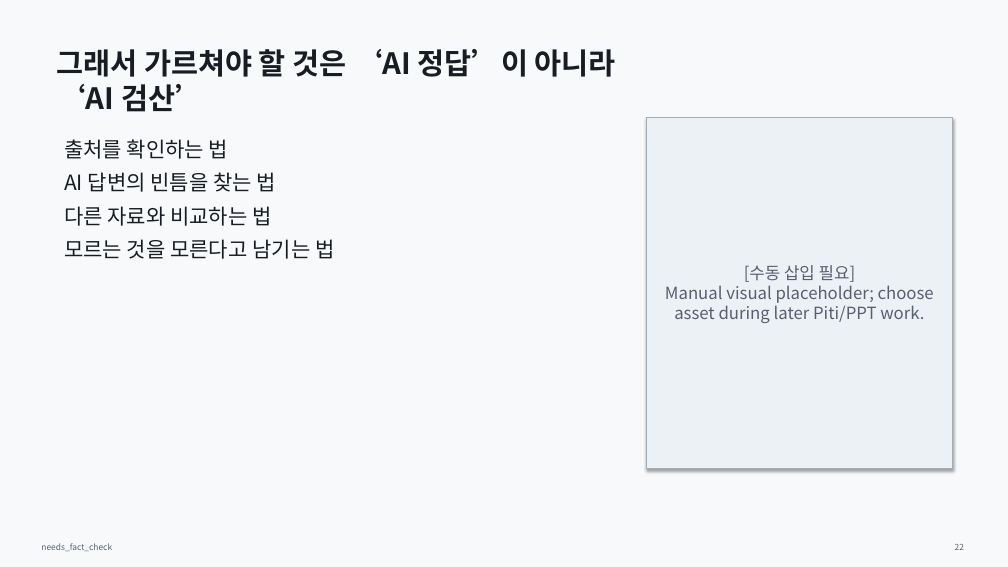
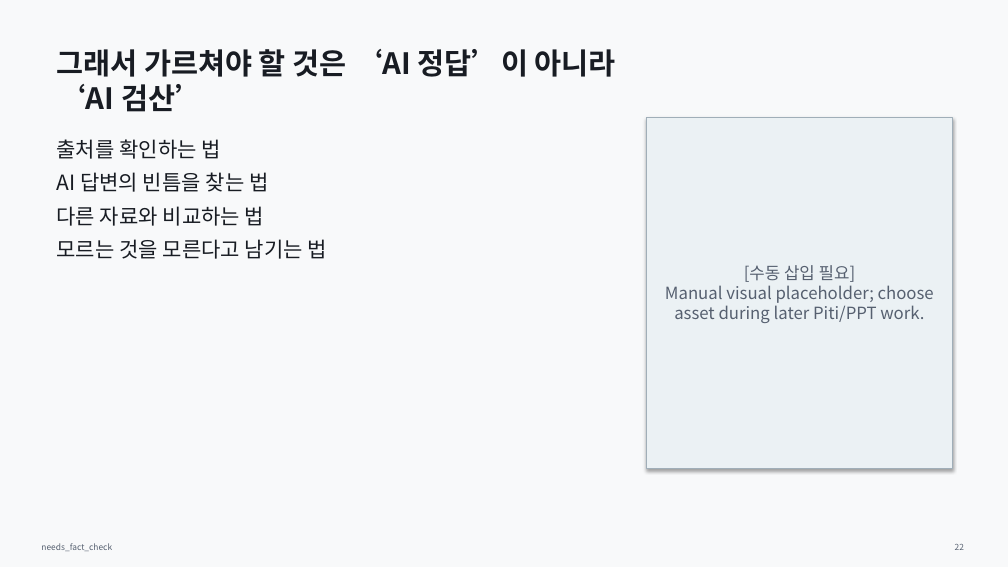
Before and after one commit to Rlearnchan/luddite, a slide deck: slide 22 of outputs/pptx/ai_knowledge_institution_draft.pptx. Drawn at 1008x567 pixels with LibreOffice and Linux fonts; fonts in the diff are those of the drawing. Boxes give left, top, right and bottom in pixels: in the first picture for what was removed or moved away, otherwise in the second. Text is boxed around its words. In the diff, an @@ line names an element or a change of style, - is before the commit and + after.

```diff
--- a/outputs/pptx/ai_knowledge_institution_draft.pptx
+++ b/outputs/pptx/ai_knowledge_institution_draft.pptx
@@ text "출처를 확인하는 법": place and size @@
-text "출처를 확인하는 법" at box(64, 139, 334, 259)
+text "출처를 확인하는 법" at box(57, 139, 327, 259)
```
Also in this commit, not shown: 16 other slides changed, 7 other files.
